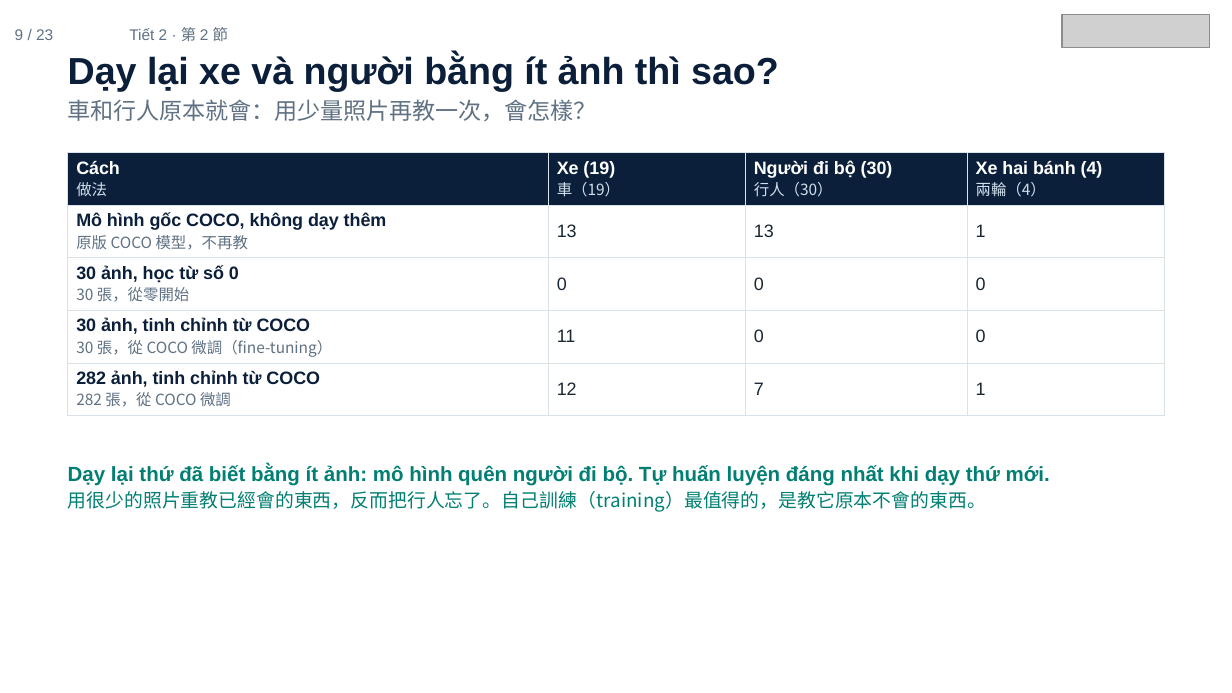
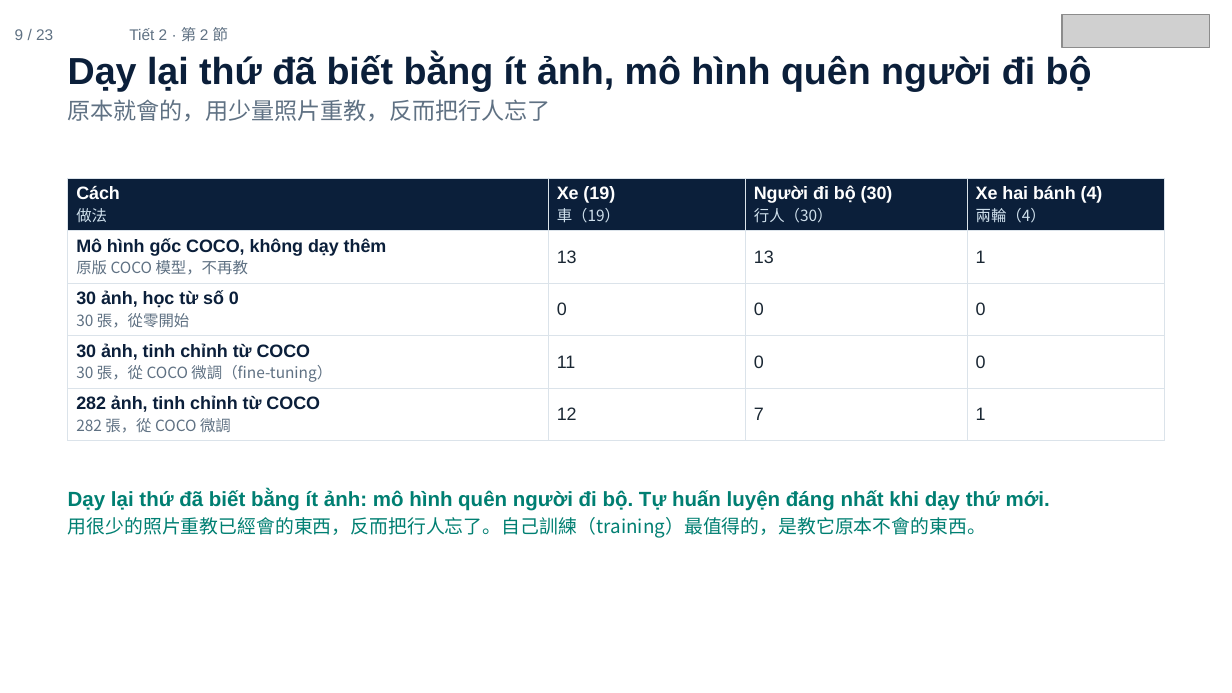
Before and after one commit to ch-neural/MITUST-Principles-of-Self-Driving-Cars, a slide deck: slide 9 of 第十週(11-12)/第十週_第2節_簡報.pptx. Drawn at 1232x693 pixels with LibreOffice and Linux fonts; fonts in the diff are those of the drawing; grey boxes stand for pictures. Boxes give left, top, right and bottom in pixels: in the first picture for what was removed or moved away, otherwise in the second. Text is boxed around its words. In the diff, an @@ line names an element or a change of style, - is before the commit and + after.

```diff
--- a/第十週(11-12)/第十週_第2節_簡報.pptx
+++ b/第十週(11-12)/第十週_第2節_簡報.pptx
@@ text at (68,54,1092,121): text changed @@
-Dạy lại xe và người bằng ít ảnh thì sao?
-車和行人原本就會：用少量照片再教一次，會怎樣？
+Dạy lại thứ đã biết bằng ít ảnh, mô hình quên người đi bộ
+原本就會的，用少量照片重教，反而把行人忘了
@@ table: place and size @@
-table at (68,153,1164,411)
+table at (68,179,1164,437)
@@ text "Dạy lại thứ đã biết ...": place and size @@
-text "Dạy lại thứ đã biết ..." at (68,465,1050,512)
+text "Dạy lại thứ đã biết ..." at (68,490,1050,538)
```
Also in this commit, not shown: 12 other slides changed.
